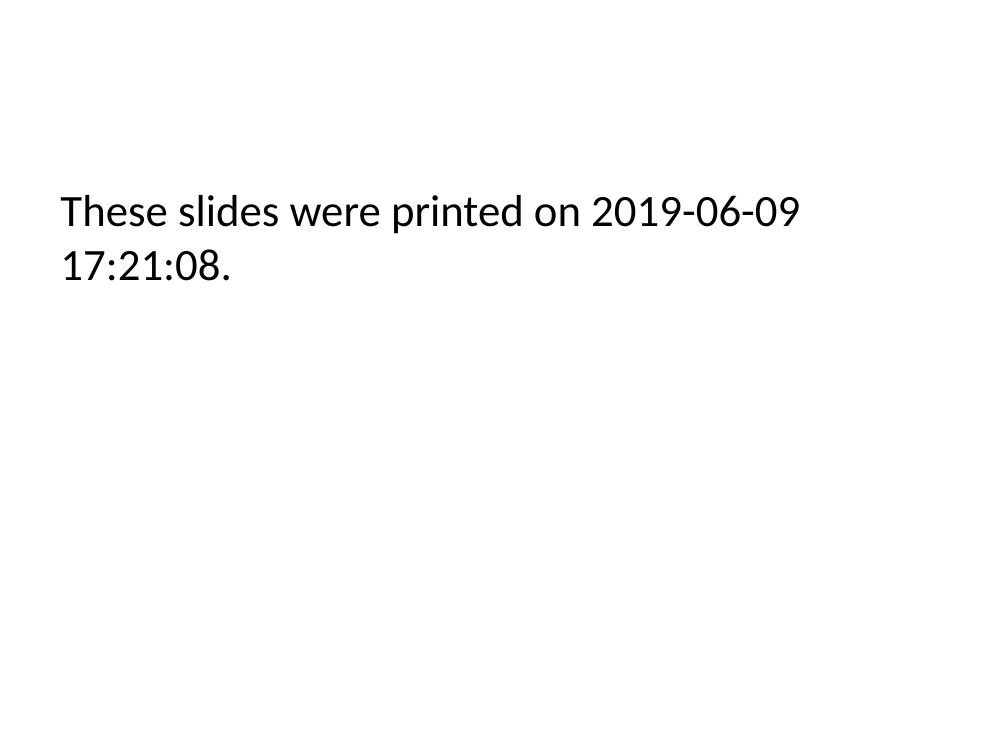
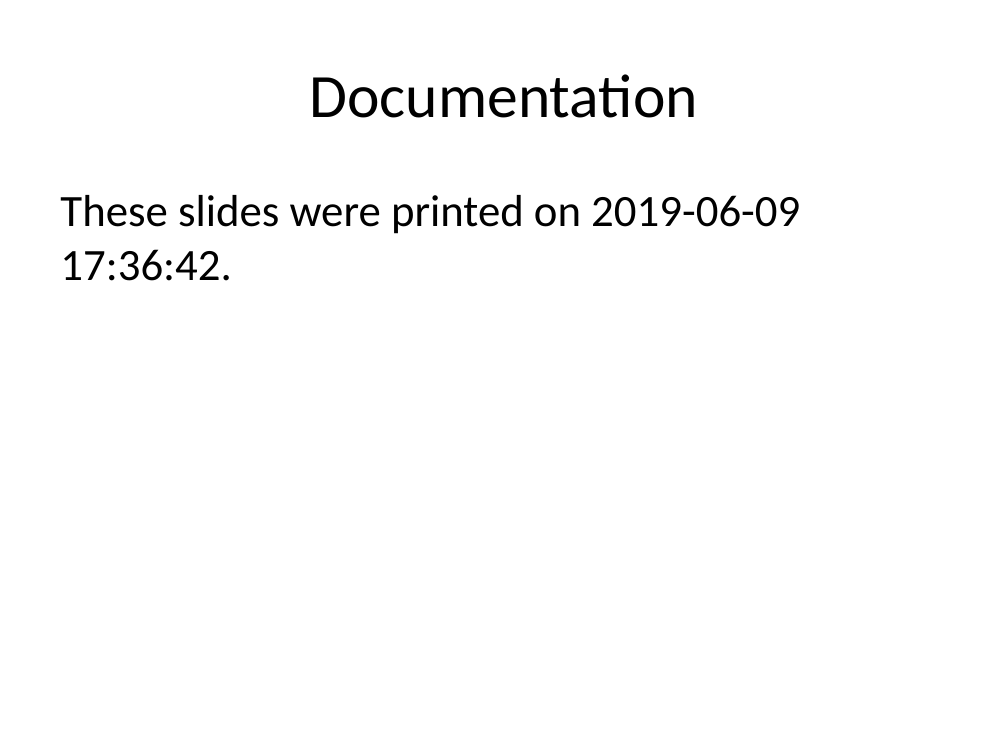
Before and after one commit to pmean/introduction-to-SAS, a slide deck: slide 3 of part0/src/getting-started.pptx (slide 4 before the commit). Drawn at 1008x756 pixels with LibreOffice and Linux fonts; fonts in the diff are those of the drawing. Boxes give left, top, right and bottom in pixels: in the first picture for what was removed or moved away, otherwise in the second. Text is boxed around its words. In the diff, an @@ line names an element or a change of style, - is before the commit and + after.

```diff
--- a/part0/src/getting-started.pptx
+++ b/part0/src/getting-started.pptx
@@ title added at (310, 74, 698, 118), 44 pt, text #000000 @@
+Documentation
@@ text at (60, 195, 800, 281): text changed @@
-These slides were printed on 2019-06-09 17:21:08.
+These slides were printed on 2019-06-09 17:36:42.
```
Also in this commit, not shown: 3 other slides changed, 2 slides added, 1 slide removed, 2 other files.
